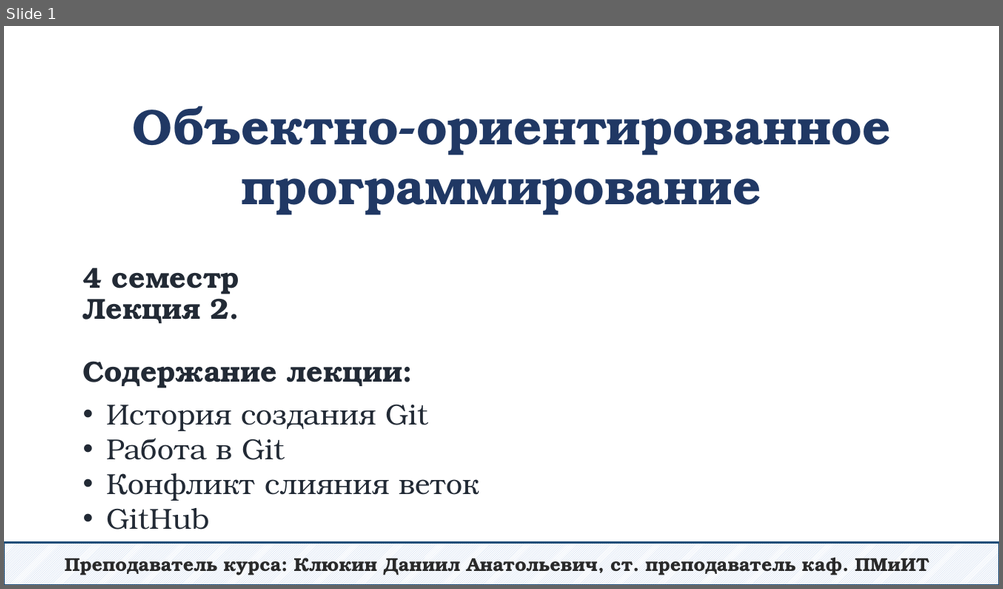
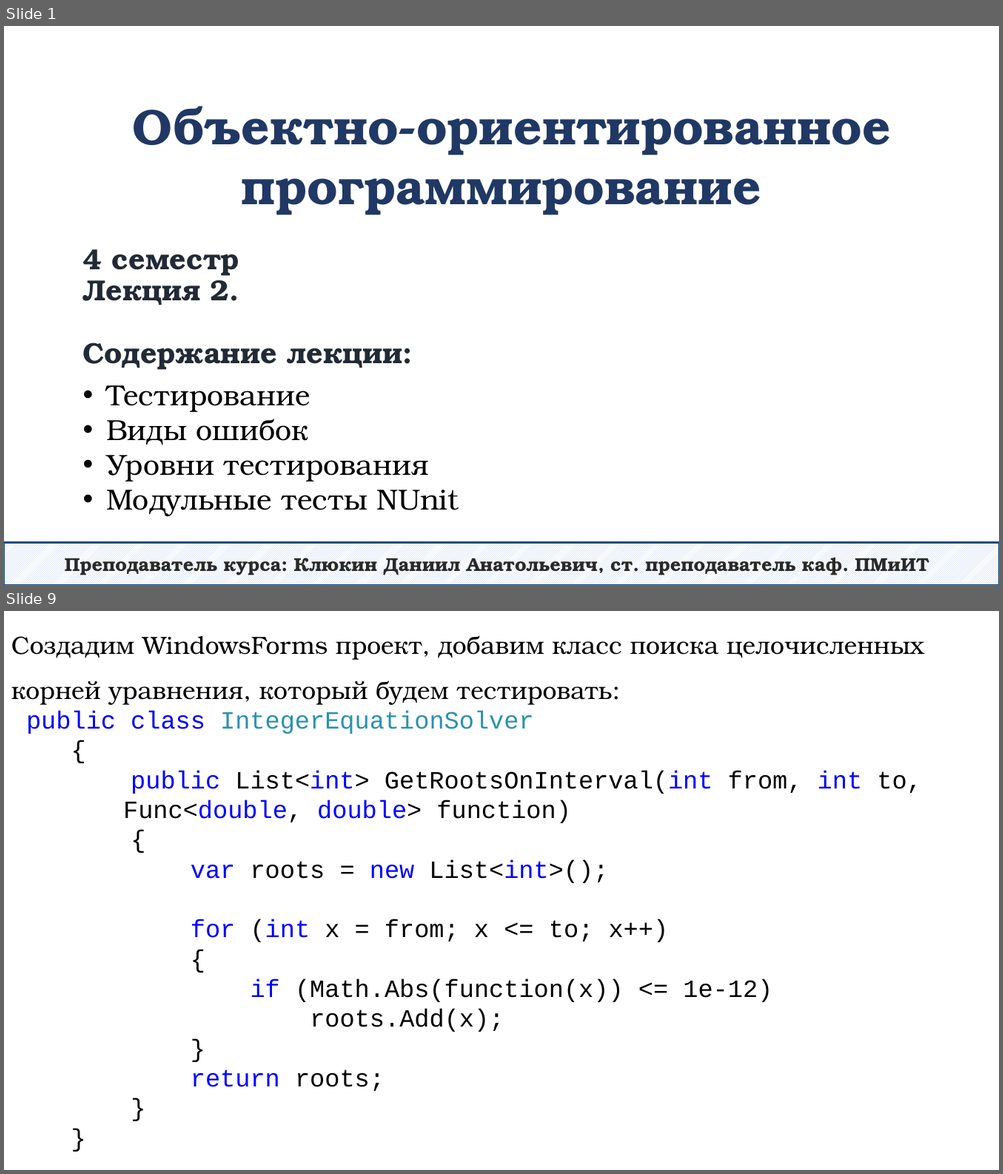
Before and after one commit to DaniilKlyukin/OOP-4, a slide deck: Лекции/ООП 1 лек 2.pptx. Shown one above the other, each under a label of ours: slide 1 before the commit, slides 1 and 9 after it; the slides between them are not shown. The pictures are 1003x589 and 1003x1174 pixels, drawn with LibreOffice and Linux fonts; fonts in the diff are those of the drawing. Boxes give left, top, right and bottom in pixels: in the first picture for what was removed or moved away, otherwise in the second. Text is boxed around its words. In the diff, an @@ line names an element or a change of style, - is before the commit and + after.

```diff
--- a/Лекции/ООП 1 лек 2.pptx
+++ b/Лекции/ООП 1 лек 2.pptx
@@ slide 9 added at [4, 611, 999, 1170], background #FFFFFF @@
@@ text added at [11, 635, 924, 1091], 24 pt, text #000000 @@
+Создадим WindowsForms проект, добавим класс поиска целочисленных корней уравнения, который будем тестировать:
+public class IntegerEquationSolver
+{
+public List<int> GetRootsOnInterval(int from, int to,
+Func<double, double> function)
+{
+var roots = new List<int>();
+for (int x = from; x <= to; x++)
+{
+if (Math.Abs(function(x)) <= 1e-12)
+roots.Add(x);
+}
+return roots;
+}
+}
@@ slide 1 changed as well @@
@@ title "4 семестр Лекция 2. Содержание ...": place and size @@
-title "4 семестр Лекция 2. Содержание ..." at [83, 268, 403, 389]
+title "4 семестр Лекция 2. Содержание ..." at [83, 249, 403, 370]
@@ text at [106, 386, 459, 517]: text changed; text colour #222A35 to #000000 @@
-• История создания Git
-• Работа в Git
-• Конфликт слияния веток
-• GitHub
+• Тестирование
+• Виды ошибок
+• Уровни тестирования
+• Модульные тесты NUnit
```
Also in this commit, not shown: 25 other slides added, 47 slides removed.
